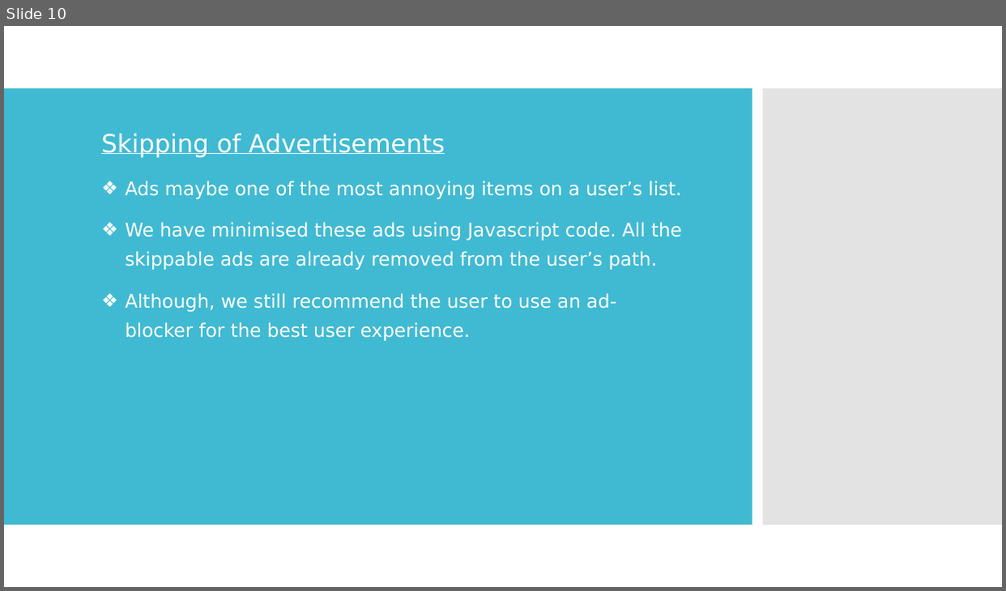
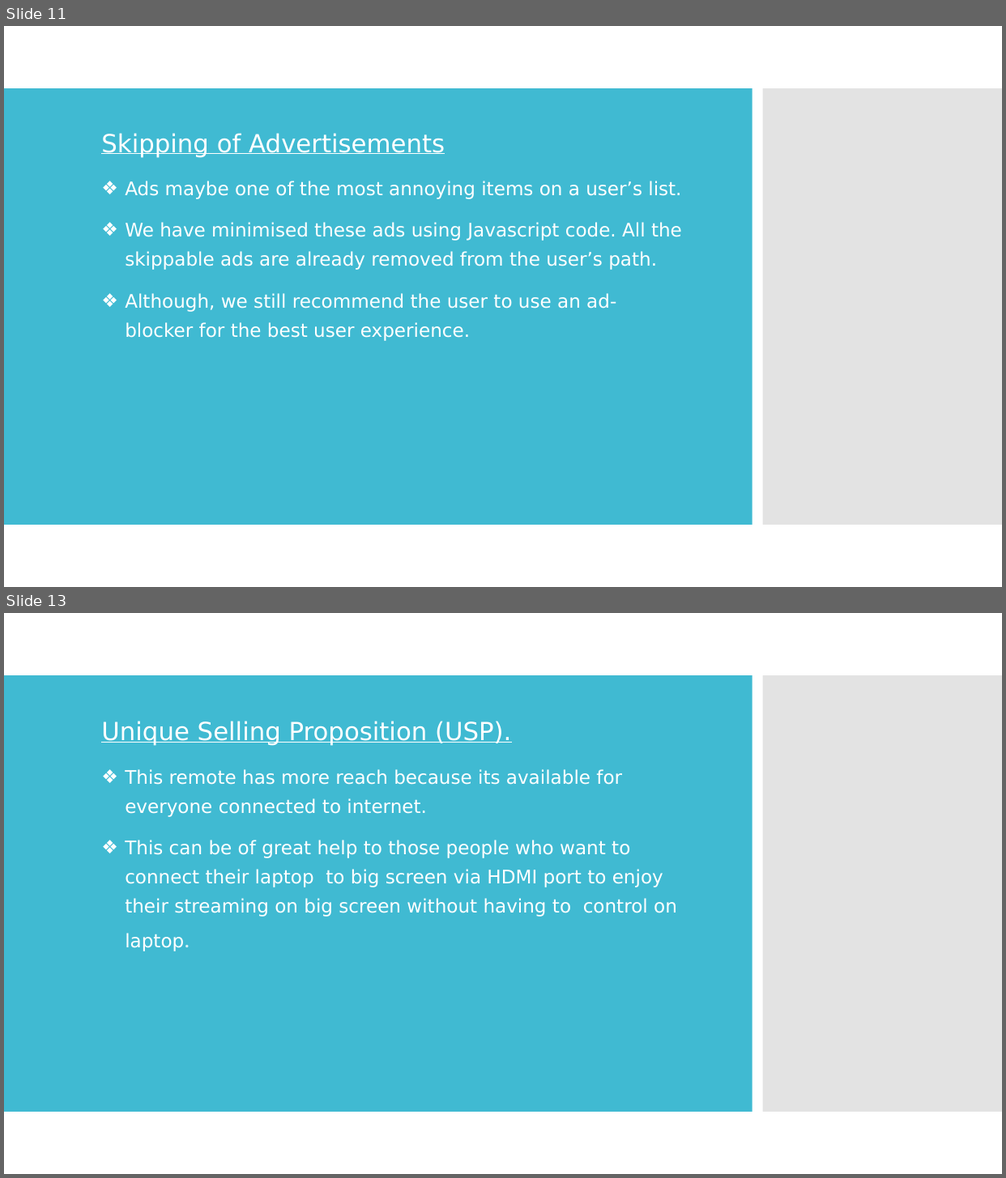
Before and after one commit to gjain-7/Misc-6-Infinity-Remote, a slide deck: Presentation1.pptx. Shown one above the other, each under a label of ours: slide 10 before the commit, slides 11 and 13 after it; the slides between them are not shown. The pictures are 1006x591 and 1006x1178 pixels, drawn with LibreOffice and Linux fonts; fonts in the diff are those of the drawing. Boxes give left, top, right and bottom in pixels: in the first picture for what was removed or moved away, otherwise in the second. Text is boxed around its words. In the diff, an @@ line names an element or a change of style, - is before the commit and + after.

```diff
--- a/Presentation1.pptx
+++ b/Presentation1.pptx
@@ slide 13 added at [4, 613, 1002, 1174], background #FFFFFF; not listed: 2 template elements that a slide beside it also shows @@
@@ subtitle added at [101, 721, 677, 952], 18 pt, text #FFFFFF @@
+Unique Selling Proposition (USP).
+❖ This remote has more reach because its available for everyone connected to internet.
+❖ This can be of great help to those people who want to connect their laptop to big screen via HDMI port to enjoy their streaming on big screen without having to control on laptop.
@@ what was slide 10 is now slide 11 @@
```
Also in this commit, not shown: 4 slides changed, 2 other slides added.
